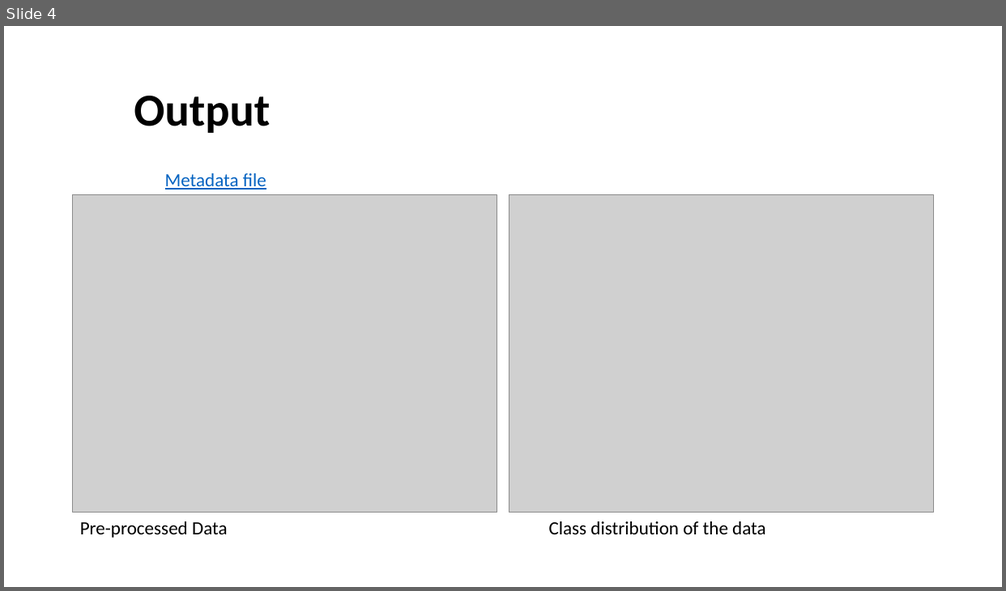
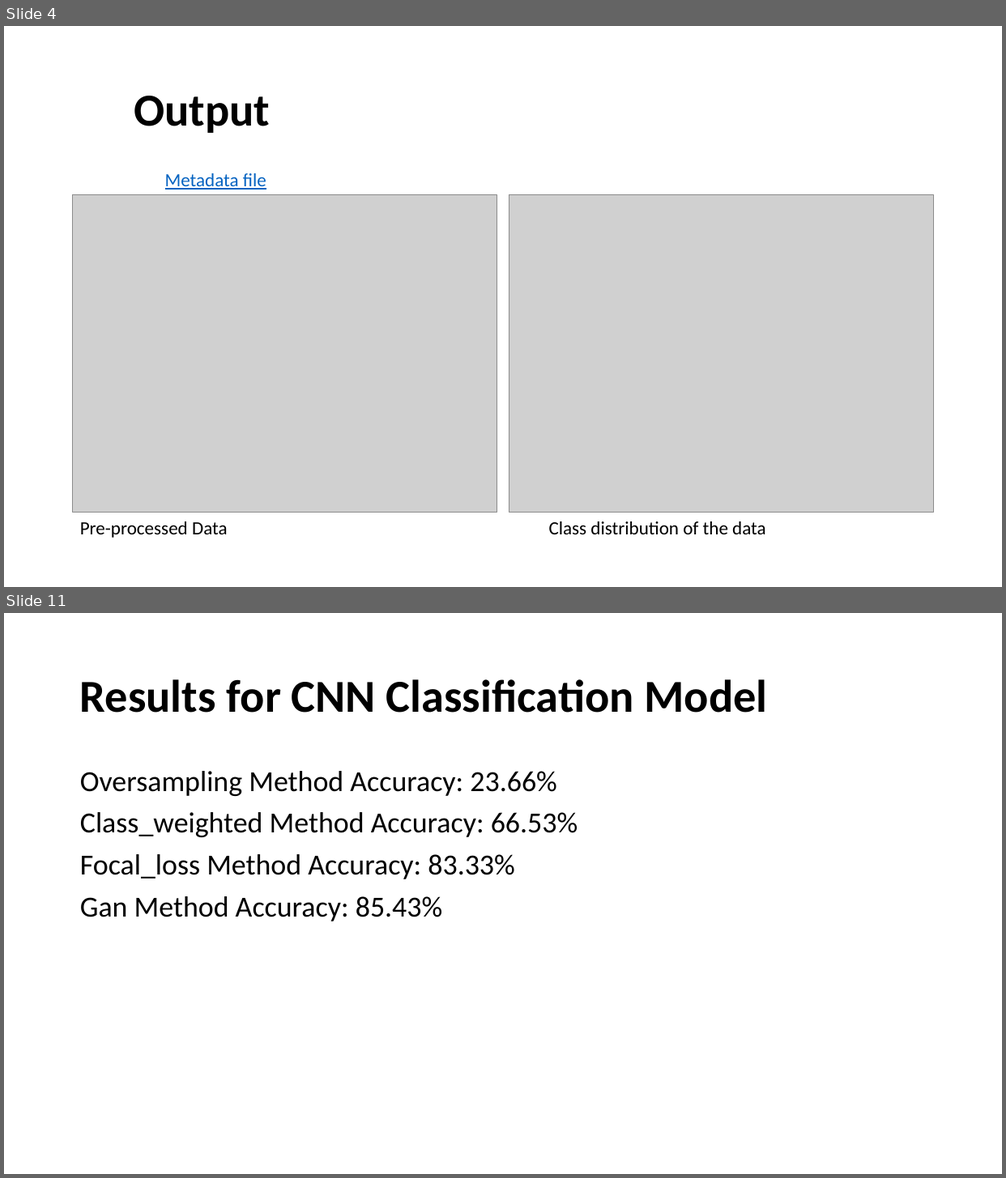
Before and after one commit to keerthan-ugrani/Praktikum, a slide deck: Internship-1.pptx. Shown one above the other, each under a label of ours: slide 4 before the commit, slides 4 and 11 after it; the slides between them are not shown. The pictures are 1006x591 and 1006x1178 pixels, drawn with LibreOffice and Linux fonts; fonts in the diff are those of the drawing; grey boxes stand for pictures. Boxes give left, top, right and bottom in pixels: in the first picture for what was removed or moved away, otherwise in the second. Text is boxed around its words. In the diff, an @@ line names an element or a change of style, - is before the commit and + after.

Commit message:
GAN_CNN results

```diff
--- a/Internship-1.pptx
+++ b/Internship-1.pptx
@@ slide 11 added at [4, 613, 1002, 1174], background #FFFFFF @@
@@ title added at [80, 679, 767, 713], 44 pt, text #000000, bold @@
+Results for CNN Classification Model
@@ text added at [80, 771, 577, 922], 28 pt, text #000000 @@
+Oversampling Method Accuracy: 23.66%
+Class_weighted Method Accuracy: 66.53%
+Focal_loss Method Accuracy: 83.33%
+Gan Method Accuracy: 85.43%
```
Also in this commit, not shown: 6 other slides added, 19 other files.
